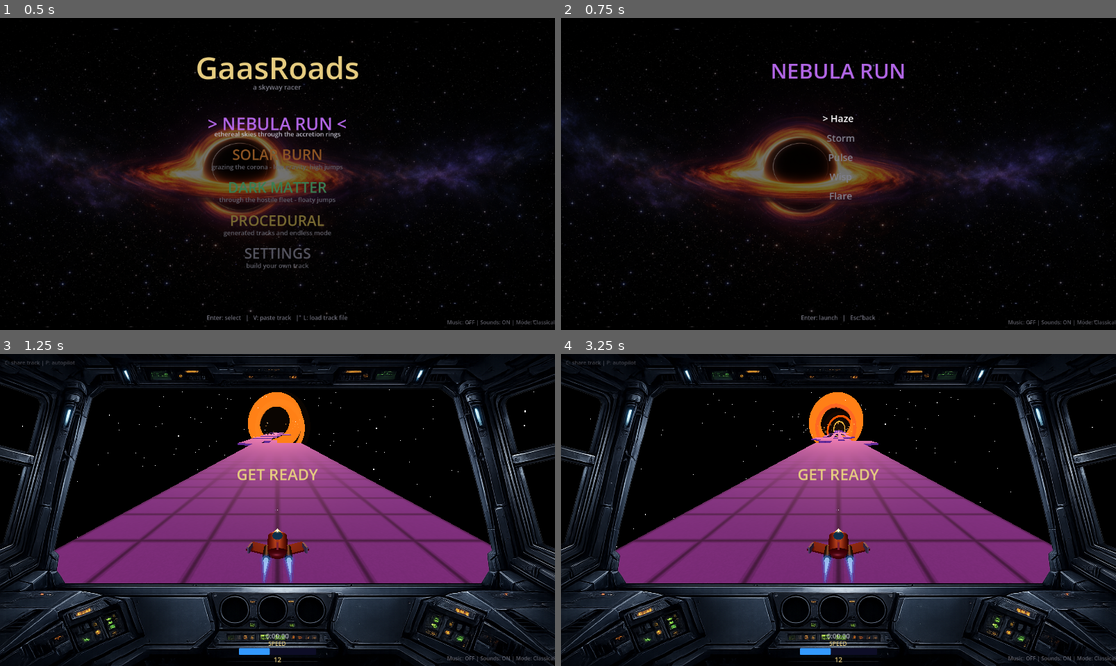
Above: before the commit, frames 1-4 (two rows, left to right).
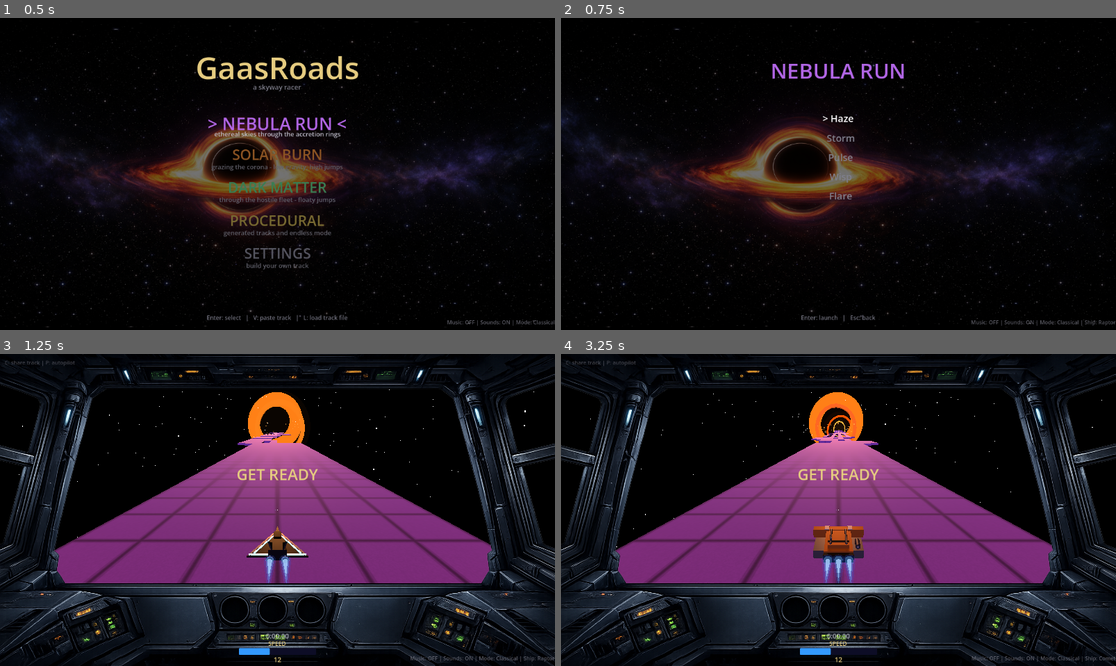
Above: after the commit, the same moments.

Repository: aleksitolvanen/gaasroads
Game: Godot game, scene res://Scenes/MainMenu.tscn
Two runs of this game, one before a commit and one after it. Both use one fixed random seed, a clock stepped at 60 frames per second and the inputs below. Sound files missing from this copy of the repository are replaced by a short silence.
Inputs:
- Up to frame 1 (0.5 s): no input
- Up to frame 2 (0.75 s): tap Enter (ui_accept) at 0.5 s; hold Right (ui_right) from 0.53 s (still down); tap E at 0.6 s
- Up to frame 3 (1.25 s): keep holding Right (ui_right); tap Enter (ui_accept) at 0.77 s
- Up to frame 4 (3.25 s): tap Enter (ui_accept) at 1.25, 1.52, 2.75, 3.02 s; release Right (ui_right) at 1.28 s; hold Down (ui_down) 1.28-2.03 s; tap E at 1.35, 2.3, 3.05 s; hold Right (ui_right) 2.03-2.78 s; hold Q 2.03-2.78 s; hold Up (ui_up) from 2.78 s (still down); tap C at 2.85 s

Frame 1 is identical in both runs. In frame 2, 0.2% of the frame differs, in the area x 73-100%, y 96-99%; in frame 3, 1.1%; in frame 4, 1.3%, in the area x 44-100%, y 55-99%.

Commit message:
Add four agent-designed ship hulls behind an E-key style cycle
ShipDesigns registry: Classic (original), Raptor (arrowhead interceptor
with cyan light strips), Manta (bioluminescent alien ray), Hammer
(retro-industrial gunship, triple nozzle), Comet (50s chrome rocket).
Exhaust cones anchor to each design's returned nozzle positions; hull
rebuilds live on style change; status overlay names the active ship.

Diff:
--- a/Scripts/exhaust.gd
+++ b/Scripts/exhaust.gd
@@ -10,8 +10,8 @@
 var _cone_mats: Array[StandardMaterial3D] = []
 var _cone_base_alphas: Array[float] = []
 
-func _init():
-	for nozzle in NOZZLES:
+func _init(nozzles: Array = NOZZLES):
+	for nozzle in nozzles:
 		var holder := Node3D.new()
 		holder.position = nozzle
 		add_child(holder)
--- a/Scripts/game_state.gd
+++ b/Scripts/game_state.gd
@@ -19,6 +19,7 @@
 var autopilot := false
 var menu_group := 1
 var menu_track := 0
+var ship_style := 0
 # Only menu-launched tracks may record completions/best times; imported or
 # file-loaded tracks have no menu identity to record against.
 var run_records := false
--- a/Scripts/ship.gd
+++ b/Scripts/ship.gd
@@ -29,6 +29,7 @@
 var _debris: Array[Node3D] = []
 var _engine_mat: StandardMaterial3D
 var _exhaust: ShipExhaust
+var _hull_style := -1
 
 const LAND_SOUND_VARIANTS := 5
 static var _land_sounds: Array[AudioStreamWAV] = []
@@ -81,100 +82,16 @@
 	return m
 
 func _build_ship_mesh():
-	var body_mat := StandardMaterial3D.new()
-	body_mat.albedo_color = Color(0.72, 0.12, 0.12)
-	body_mat.metallic = 0.35
-	body_mat.roughness = 0.45
-
-	var accent_mat := StandardMaterial3D.new()
-	accent_mat.albedo_color = Color(0.85, 0.85, 0.9)
-	accent_mat.metallic = 0.5
-	accent_mat.roughness = 0.35
-
-	var dark_mat := StandardMaterial3D.new()
-	dark_mat.albedo_color = Color(0.16, 0.16, 0.2)
-	dark_mat.metallic = 0.6
-	dark_mat.roughness = 0.5
-
-	var canopy_mat := StandardMaterial3D.new()
-	canopy_mat.albedo_color = Color(0.2, 0.45, 0.6)
-	canopy_mat.metallic = 0.8
-	canopy_mat.roughness = 0.15
-	canopy_mat.emission_enabled = true
-	canopy_mat.emission = Color(0.1, 0.3, 0.45)
-	canopy_mat.emission_energy_multiplier = 0.6
-
-	_engine_mat = StandardMaterial3D.new()
-	_engine_mat.albedo_color = Color(0.05, 0.05, 0.05)
-	_engine_mat.emission_enabled = true
-	_engine_mat.emission = Color(0, 0, 0)
-	_engine_mat.emission_energy_multiplier = 0.0
-
+	for pt in _ship_parts:
+		if is_instance_valid(pt):
+			pt.queue_free()
 	_ship_parts.clear()
-
-	# Fuselage: flattened capsule, wide and low
-	var hull := CapsuleMesh.new()
-	hull.radius = 0.16
-	hull.height = 1.05
-	hull.material = body_mat
-	_part(hull, Vector3(0, 0, 0.02), Vector3(90, 0, 0), Vector3(1.5, 1.0, 0.75))
-
-	# Nose cone
-	var nose := CylinderMesh.new()
-	nose.top_radius = 0.0
-	nose.bottom_radius = 0.13
-	nose.height = 0.38
-	nose.radial_segments = 12
-	nose.material = accent_mat
-	_part(nose, Vector3(0, -0.01, -0.62), Vector3(-90, 0, 0), Vector3(1.5, 1.0, 0.7))
-
-	# Cockpit canopy
-	var canopy := SphereMesh.new()
-	canopy.radius = 0.11
-	canopy.height = 0.22
-	canopy.material = canopy_mat
-	_part(canopy, Vector3(0, 0.12, -0.16), Vector3.ZERO, Vector3(1.1, 0.7, 1.7))
-
-	# Swept wings with tip fins
-	var wing := BoxMesh.new()
-	wing.size = Vector3(0.5, 0.045, 0.34)
-	wing.material = body_mat
-	_part(wing, Vector3(-0.42, -0.03, 0.16), Vector3(0, -18, -4))
-	_part(wing, Vector3(0.42, -0.03, 0.16), Vector3(0, 18, 4))
-	var fin := BoxMesh.new()
-	fin.size = Vector3(0.045, 0.15, 0.22)
-	fin.material = accent_mat
-	_part(fin, Vector3(-0.62, 0.03, 0.24), Vector3(0, -18, 0))
-	_part(fin, Vector3(0.62, 0.03, 0.24), Vector3(0, 18, 0))
-
-	# Twin engine pods with glow nozzles
-	var pod := CylinderMesh.new()
-	pod.top_radius = 0.085
-	pod.bottom_radius = 0.07
-	pod.height = 0.45
-	pod.radial_segments = 10
-	pod.material = dark_mat
-	_part(pod, Vector3(-0.24, -0.02, 0.36), Vector3(90, 0, 0))
-	_part(pod, Vector3(0.24, -0.02, 0.36), Vector3(90, 0, 0))
-	var nozzle := CylinderMesh.new()
-	nozzle.top_radius = 0.062
-	nozzle.bottom_radius = 0.062
-	nozzle.height = 0.05
-	nozzle.radial_segments = 10
-	nozzle.material = _engine_mat
-	_part(nozzle, Vector3(-0.24, -0.02, 0.6), Vector3(90, 0, 0))
-	_part(nozzle, Vector3(0.24, -0.02, 0.6), Vector3(90, 0, 0))
-
-	# Dorsal fin, apex leaning back
-	var dfin := PrismMesh.new()
-	dfin.size = Vector3(0.34, 0.2, 0.04)
-	dfin.left_to_right = 0.8
-	dfin.material = body_mat
-	_part(dfin, Vector3(0, 0.17, 0.3), Vector3(0, -90, 0))
-
+	_hull_style = GameState.ship_style
+	var spec := ShipDesigns.build(_hull_style, _part)
+	_engine_mat = spec.engine_mat
 	if _exhaust:
 		_exhaust.queue_free()
-	_exhaust = ShipExhaust.new()
+	_exhaust = ShipExhaust.new(spec.nozzles)
 	add_child(_exhaust)
 
 func _physics_process(delta):
@@ -218,6 +135,8 @@
 			lerpf(0.0, 0.05, speed_t)
 		)
 	if _exhaust:
+		if _hull_style != GameState.ship_style:
+			_build_ship_mesh()
 		_exhaust.update(speed_t)
 
 	var vel := Vector3(0, 0, -current_speed)
--- /dev/null
+++ b/Scripts/ship_designs.gd
@@ -0,0 +1,491 @@
+class_name ShipDesigns
+
+# Swappable procedural ship hulls, for A/B testing in game: E cycles styles,
+# the status overlay names the active one. Every design builds from primitive
+# meshes via add_part(mesh, pos, rot_deg, scl) -> MeshInstance3D and returns
+# {"engine_mat": StandardMaterial3D, "nozzles": Array[Vector3]} - the engine
+# material is throttle-tinted by ship.gd, the nozzle positions anchor the
+# exhaust cones. Nose points -Z, rear +Z; keep the visual roughly inside the
+# collision box (0.7 wide, 0.3 tall, 1.0 long, centered at the origin).
+
+enum { STYLE_CLASSIC, STYLE_RAPTOR, STYLE_MANTA, STYLE_HAMMER, STYLE_COMET, STYLE_COUNT }
+const STYLE_NAMES := ["Classic", "Raptor", "Manta", "Hammer", "Comet"]
+
+static func build(style: int, p: Callable) -> Dictionary:
+	match style:
+		STYLE_RAPTOR:
+			return _build_raptor(p)
+		STYLE_MANTA:
+			return _build_manta(p)
+		STYLE_HAMMER:
+			return _build_hammer(p)
+		STYLE_COMET:
+			return _build_comet(p)
+		_:
+			return _build_classic(p)
+
+static func _mat(albedo: Color, metallic: float, roughness: float, emission := Color(0, 0, 0), energy := 0.0) -> StandardMaterial3D:
+	var m := StandardMaterial3D.new()
+	m.albedo_color = albedo
+	m.metallic = metallic
+	m.roughness = roughness
+	if energy > 0.0:
+		m.emission_enabled = true
+		m.emission = emission
+		m.emission_energy_multiplier = energy
+	return m
+
+# The nozzle material ship.gd animates with throttle (dark at rest,
+# glowing hot at speed) - every design routes its nozzles through one
+static func _engine_mat() -> StandardMaterial3D:
+	var m := StandardMaterial3D.new()
+	m.albedo_color = Color(0.05, 0.05, 0.05)
+	m.emission_enabled = true
+	m.emission = Color(0, 0, 0)
+	m.emission_energy_multiplier = 0.0
+	return m
+
+static func _build_classic(p: Callable) -> Dictionary:
+	var body_mat := _mat(Color(0.72, 0.12, 0.12), 0.35, 0.45)
+	var accent_mat := _mat(Color(0.85, 0.85, 0.9), 0.5, 0.35)
+	var dark_mat := _mat(Color(0.16, 0.16, 0.2), 0.6, 0.5)
+	var canopy_mat := _mat(Color(0.2, 0.45, 0.6), 0.8, 0.15, Color(0.1, 0.3, 0.45), 0.6)
+	var engine := _engine_mat()
+
+	# Fuselage: flattened capsule, wide and low
+	var hull := CapsuleMesh.new()
+	hull.radius = 0.16
+	hull.height = 1.05
+	hull.material = body_mat
+	p.call(hull, Vector3(0, 0, 0.02), Vector3(90, 0, 0), Vector3(1.5, 1.0, 0.75))
+
+	# Nose cone
+	var nose := CylinderMesh.new()
+	nose.top_radius = 0.0
+	nose.bottom_radius = 0.13
+	nose.height = 0.38
+	nose.radial_segments = 12
+	nose.material = accent_mat
+	p.call(nose, Vector3(0, -0.01, -0.62), Vector3(-90, 0, 0), Vector3(1.5, 1.0, 0.7))
+
+	# Cockpit canopy
+	var canopy := SphereMesh.new()
+	canopy.radius = 0.11
+	canopy.height = 0.22
+	canopy.material = canopy_mat
+	p.call(canopy, Vector3(0, 0.12, -0.16), Vector3.ZERO, Vector3(1.1, 0.7, 1.7))
+
+	# Swept wings with tip fins
+	var wing := BoxMesh.new()
+	wing.size = Vector3(0.5, 0.045, 0.34)
+	wing.material = body_mat
+	p.call(wing, Vector3(-0.42, -0.03, 0.16), Vector3(0, -18, -4), Vector3.ONE)
+	p.call(wing, Vector3(0.42, -0.03, 0.16), Vector3(0, 18, 4), Vector3.ONE)
+	var fin := BoxMesh.new()
+	fin.size = Vector3(0.045, 0.15, 0.22)
+	fin.material = accent_mat
+	p.call(fin, Vector3(-0.62, 0.03, 0.24), Vector3(0, -18, 0), Vector3.ONE)
+	p.call(fin, Vector3(0.62, 0.03, 0.24), Vector3(0, 18, 0), Vector3.ONE)
+
+	# Twin engine pods with glow nozzles
+	var pod := CylinderMesh.new()
+	pod.top_radius = 0.085
+	pod.bottom_radius = 0.07
+	pod.height = 0.45
+	pod.radial_segments = 10
+	pod.material = dark_mat
+	p.call(pod, Vector3(-0.24, -0.02, 0.36), Vector3(90, 0, 0), Vector3.ONE)
+	p.call(pod, Vector3(0.24, -0.02, 0.36), Vector3(90, 0, 0), Vector3.ONE)
+	var nozzle := CylinderMesh.new()
+	nozzle.top_radius = 0.062
+	nozzle.bottom_radius = 0.062
+	nozzle.height = 0.05
+	nozzle.radial_segments = 10
+	nozzle.material = engine
+	p.call(nozzle, Vector3(-0.24, -0.02, 0.6), Vector3(90, 0, 0), Vector3.ONE)
+	p.call(nozzle, Vector3(0.24, -0.02, 0.6), Vector3(90, 0, 0), Vector3.ONE)
+
+	# Dorsal fin, apex leaning back
+	var dfin := PrismMesh.new()
+	dfin.size = Vector3(0.34, 0.2, 0.04)
+	dfin.left_to_right = 0.8
+	dfin.material = body_mat
+	p.call(dfin, Vector3(0, 0.17, 0.3), Vector3(0, -90, 0), Vector3.ONE)
+
+	return {"engine_mat": engine, "nozzles": [Vector3(-0.24, -0.02, 0.6), Vector3(0.24, -0.02, 0.6)]}
+
+static func _build_raptor(p: Callable) -> Dictionary:
+	var hull_mat := _mat(Color(0.25, 0.27, 0.3), 0.85, 0.35)
+	var accent_mat := _mat(Color(0.88, 0.87, 0.84), 0.55, 0.4)
+	var glow_mat := _mat(Color(0.04, 0.1, 0.12), 0.3, 0.5, Color(0.25, 0.85, 1.0), 2.6)
+	var glass_mat := _mat(Color(0.05, 0.07, 0.1), 0.7, 0.12)
+	var engine := _engine_mat()
+
+	var blade := PrismMesh.new()
+	blade.size = Vector3(1.3, 1.23, 0.05)
+	blade.left_to_right = 0.5
+	blade.material = hull_mat
+	p.call(blade, Vector3(0, 0, -0.065), Vector3(-90, 0, 0), Vector3.ONE)
+
+	var spine := PrismMesh.new()
+	spine.size = Vector3(0.4, 1.15, 0.16)
+	spine.left_to_right = 0.5
+	spine.material = hull_mat
+	p.call(spine, Vector3(0, 0.09, -0.02), Vector3(-90, 0, 0), Vector3.ONE)
+
+	var keel := PrismMesh.new()
+	keel.size = Vector3(0.26, 0.8, 0.12)
+	keel.left_to_right = 0.5
+	keel.material = hull_mat
+	p.call(keel, Vector3(0, -0.075, 0.08), Vector3(-90, 0, 0), Vector3.ONE)
+
+	var spike := CylinderMesh.new()
+	spike.top_radius = 0.0
+	spike.bottom_radius = 0.05
+	spike.height = 0.28
+	spike.radial_segments = 8
+	spike.material = accent_mat
+	p.call(spike, Vector3(0, 0.03, -0.58), Vector3(-90, 0, 0), Vector3.ONE)
+
+	var canopy := BoxMesh.new()
+	canopy.size = Vector3(0.17, 0.05, 0.36)
+	canopy.material = glass_mat
+	p.call(canopy, Vector3(0, 0.175, -0.1), Vector3(-6, 0, 0), Vector3.ONE)
+
+	var edge := BoxMesh.new()
+	edge.size = Vector3(0.05, 0.03, 1.28)
+	edge.material = accent_mat
+	p.call(edge, Vector3(0.3, 0.02, -0.05), Vector3(0, 28, 0), Vector3.ONE)
+	p.call(edge, Vector3(-0.3, 0.02, -0.05), Vector3(0, -28, 0), Vector3.ONE)
+
+	var strip := BoxMesh.new()
+	strip.size = Vector3(0.035, 0.028, 1.1)
+	strip.material = glow_mat
+	p.call(strip, Vector3(0.25, 0.028, -0.025), Vector3(0, 28, 0), Vector3.ONE)
+	p.call(strip, Vector3(-0.25, 0.028, -0.025), Vector3(0, -28, 0), Vector3.ONE)
+
+	var tail_strip := BoxMesh.new()
+	tail_strip.size = Vector3(0.42, 0.024, 0.035)
+	tail_strip.material = glow_mat
+	p.call(tail_strip, Vector3(0.4, 0.028, 0.505), Vector3.ZERO, Vector3.ONE)
+	p.call(tail_strip, Vector3(-0.4, 0.028, 0.505), Vector3.ZERO, Vector3.ONE)
+
+	var fin := PrismMesh.new()
+	fin.size = Vector3(0.34, 0.22, 0.03)
+	fin.left_to_right = 0.12
+	fin.material = hull_mat
+	p.call(fin, Vector3(0.155, 0.24, 0.38), Vector3(22, 90, 0), Vector3.ONE)
+	p.call(fin, Vector3(-0.155, 0.24, 0.38), Vector3(-22, 90, 0), Vector3.ONE)
+
+	var pod := BoxMesh.new()
+	pod.size = Vector3(0.15, 0.11, 0.32)
+	pod.material = hull_mat
+	p.call(pod, Vector3(0.16, -0.04, 0.41), Vector3.ZERO, Vector3.ONE)
+	p.call(pod, Vector3(-0.16, -0.04, 0.41), Vector3.ZERO, Vector3.ONE)
+
+	var collar := TorusMesh.new()
+	collar.inner_radius = 0.04
+	collar.outer_radius = 0.08
+	collar.material = accent_mat
+	p.call(collar, Vector3(0.16, -0.04, 0.575), Vector3(90, 0, 0), Vector3.ONE)
+	p.call(collar, Vector3(-0.16, -0.04, 0.575), Vector3(90, 0, 0), Vector3.ONE)
+
+	var nozzle := CylinderMesh.new()
+	nozzle.top_radius = 0.06
+	nozzle.bottom_radius = 0.05
+	nozzle.height = 0.07
+	nozzle.radial_segments = 10
+	nozzle.material = engine
+	p.call(nozzle, Vector3(0.16, -0.04, 0.605), Vector3(90, 0, 0), Vector3.ONE)
+	p.call(nozzle, Vector3(-0.16, -0.04, 0.605), Vector3(90, 0, 0), Vector3.ONE)
+
+	return {"engine_mat": engine, "nozzles": [Vector3(-0.16, -0.04, 0.605), Vector3(0.16, -0.04, 0.605)]}
+
+static func _build_manta(p: Callable) -> Dictionary:
+	var hull_mat := _mat(Color(0.28, 0.18, 0.42), 0.15, 0.3)
+	var teal_mat := _mat(Color(0.09, 0.22, 0.26), 0.2, 0.35)
+	var glow_mat := _mat(Color(0.2, 0.7, 0.65), 0.0, 0.4, Color(0.1, 0.9, 0.8), 3.0)
+	var canopy_mat := _mat(Color(0.05, 0.1, 0.14), 0.1, 0.08, Color(0.1, 0.9, 0.8), 0.5)
+	var engine := _engine_mat()
+
+	# Central body: wide squashed sphere
+	var body := SphereMesh.new()
+	body.radius = 0.32
+	body.height = 0.3
+	body.material = hull_mat
+	p.call(body, Vector3(0, 0.06, 0.02), Vector3.ZERO, Vector3(1.1, 1.0, 1.5))
+
+	# Nose dome blending into the body front
+	var nose := SphereMesh.new()
+	nose.radius = 0.22
+	nose.height = 0.15
+	nose.material = hull_mat
+	p.call(nose, Vector3(0, 0.03, -0.42), Vector3.ZERO, Vector3(1.25, 1.0, 1.35))
+
+	# Teal underbelly mass
+	var belly := SphereMesh.new()
+	belly.radius = 0.26
+	belly.height = 0.2
+	belly.material = teal_mat
+	p.call(belly, Vector3(0, 0.0, 0.04), Vector3.ZERO, Vector3(1.05, 1.0, 1.5))
+
+	# Wing arc: flattened ellipsoids, swept back, tips drooped
+	var wing := SphereMesh.new()
+	wing.radius = 0.3
+	wing.height = 0.11
+	wing.material = hull_mat
+	p.call(wing, Vector3(0.33, 0.045, 0.06), Vector3(0, -10, -7), Vector3(1.05, 1.0, 0.8))
+	p.call(wing, Vector3(-0.33, 0.045, 0.06), Vector3(0, 10, 7), Vector3(1.05, 1.0, 0.8))
+
+	# Drooped wingtip pods
+	var tip_pod := SphereMesh.new()
+	tip_pod.radius = 0.05
+	tip_pod.height = 0.075
+	tip_pod.material = teal_mat
+	p.call(tip_pod, Vector3(0.59, 0.0, 0.08), Vector3.ZERO, Vector3(1.0, 1.0, 1.8))
+	p.call(tip_pod, Vector3(-0.59, 0.0, 0.08), Vector3.ZERO, Vector3(1.0, 1.0, 1.8))
+
+	# Raised smooth cockpit dome (dark glass, faint inner glow)
+	var dome := SphereMesh.new()
+	dome.radius = 0.13
+	dome.height = 0.2
+	dome.material = canopy_mat
+	p.call(dome, Vector3(0, 0.16, -0.14), Vector3.ZERO, Vector3(1.0, 1.0, 1.35))
+
+	# Bioluminescent gill ring half-sunk behind the cockpit
+	var gill := TorusMesh.new()
+	gill.inner_radius = 0.14
+	gill.outer_radius = 0.18
+	gill.material = glow_mat
+	p.call(gill, Vector3(0, 0.08, 0.16), Vector3(90, 0, 0), Vector3(1.3, 1.0, 1.0))
+
+	# Tapering tail spine reaching back between the nozzles
+	var spine := CylinderMesh.new()
+	spine.top_radius = 0.0
+	spine.bottom_radius = 0.055
+	spine.height = 0.55
+	spine.radial_segments = 12
+	spine.material = hull_mat
+	p.call(spine, Vector3(0, 0.08, 0.4), Vector3(90, 0, 0), Vector3.ONE)
+
+	# Lure bulb capping the tail spine
+	var tail_bulb := SphereMesh.new()
+	tail_bulb.radius = 0.03
+	tail_bulb.height = 0.06
+	tail_bulb.material = glow_mat
+	p.call(tail_bulb, Vector3(0, 0.08, 0.64), Vector3.ZERO, Vector3.ONE)
+
+	# Twin engine pods flowing out of the trailing edge
+	var pod := SphereMesh.new()
+	pod.radius = 0.12
+	pod.height = 0.17
+	pod.material = teal_mat
+	p.call(pod, Vector3(0.22, 0.0, 0.33), Vector3.ZERO, Vector3(0.85, 1.0, 1.75))
+	p.call(pod, Vector3(-0.22, 0.0, 0.33), Vector3.ZERO, Vector3(0.85, 1.0, 1.75))
+
+	# Nozzles
+	var nozzle := CylinderMesh.new()
+	nozzle.top_radius = 0.08
+	nozzle.bottom_radius = 0.08
+	nozzle.height = 0.06
+	nozzle.radial_segments = 12
+	nozzle.material = engine
+	p.call(nozzle, Vector3(0.22, 0.0, 0.55), Vector3(90, 0, 0), Vector3.ONE)
+	p.call(nozzle, Vector3(-0.22, 0.0, 0.55), Vector3(90, 0, 0), Vector3.ONE)
+
+	# Anglerfish lure line: glow dots along the wing leading edges
+	var lure := SphereMesh.new()
+	lure.radius = 0.028
+	lure.height = 0.056
+	lure.material = glow_mat
+	p.call(lure, Vector3(0.15, 0.11, -0.36), Vector3.ZERO, Vector3.ONE)
+	p.call(lure, Vector3(-0.15, 0.11, -0.36), Vector3.ZERO, Vector3.ONE)
+	p.call(lure, Vector3(0.33, 0.065, -0.15), Vector3.ZERO, Vector3.ONE)
+	p.call(lure, Vector3(-0.33, 0.065, -0.15), Vector3.ZERO, Vector3.ONE)
+	p.call(lure, Vector3(0.48, 0.05, -0.04), Vector3.ZERO, Vector3.ONE)
+	p.call(lure, Vector3(-0.48, 0.05, -0.04), Vector3.ZERO, Vector3.ONE)
+
+	return {"engine_mat": engine, "nozzles": [Vector3(-0.22, 0.0, 0.55), Vector3(0.22, 0.0, 0.55)]}
+
+static func _build_hammer(p: Callable) -> Dictionary:
+	var hull_mat := _mat(Color(0.85, 0.45, 0.1), 0.3, 0.6)
+	var steel_mat := _mat(Color(0.55, 0.57, 0.6), 0.7, 0.4)
+	var dark_mat := _mat(Color(0.07, 0.07, 0.08), 0.25, 0.8)
+	var white_mat := _mat(Color(0.9, 0.9, 0.87), 0.2, 0.55)
+	var visor_mat := _mat(Color(0.2, 0.12, 0.05), 0.1, 0.4, Color(1.0, 0.65, 0.2), 1.5)
+	var engine := _engine_mat()
+
+	var hull := BoxMesh.new()
+	hull.size = Vector3(0.62, 0.26, 0.92)
+	hull.material = hull_mat
+	p.call(hull, Vector3(0, 0, 0.08), Vector3.ZERO, Vector3.ONE)
+
+	var upper := BoxMesh.new()
+	upper.size = Vector3(0.46, 0.15, 0.68)
+	upper.material = hull_mat
+	p.call(upper, Vector3(0, 0.155, 0.1), Vector3.ZERO, Vector3.ONE)
+
+	var prow := BoxMesh.new()
+	prow.size = Vector3(1.3, 0.22, 0.24)
+	prow.material = hull_mat
+	p.call(prow, Vector3(0, 0, -0.6), Vector3.ZERO, Vector3.ONE)
+
+	var prow_face := BoxMesh.new()
+	prow_face.size = Vector3(1.14, 0.15, 0.05)
+	prow_face.material = dark_mat
+	p.call(prow_face, Vector3(0, 0, -0.71), Vector3.ZERO, Vector3.ONE)
+
+	var neck := BoxMesh.new()
+	neck.size = Vector3(0.36, 0.2, 0.34)
+	neck.material = steel_mat
+	p.call(neck, Vector3(0, 0, -0.42), Vector3.ZERO, Vector3.ONE)
+
+	var pod := BoxMesh.new()
+	pod.size = Vector3(0.24, 0.2, 0.56)
+	pod.material = steel_mat
+	p.call(pod, Vector3(-0.43, -0.02, 0.14), Vector3.ZERO, Vector3.ONE)
+	p.call(pod, Vector3(0.43, -0.02, 0.14), Vector3.ZERO, Vector3.ONE)
+
+	var grille := BoxMesh.new()
+	grille.size = Vector3(0.2, 0.14, 0.06)
+	grille.material = dark_mat
+	p.call(grille, Vector3(-0.43, -0.02, -0.13), Vector3.ZERO, Vector3.ONE)
+	p.call(grille, Vector3(0.43, -0.02, -0.13), Vector3.ZERO, Vector3.ONE)
+
+	var pipe := CylinderMesh.new()
+	pipe.top_radius = 0.024
+	pipe.bottom_radius = 0.024
+	pipe.height = 0.66
+	pipe.radial_segments = 8
+	pipe.material = steel_mat
+	p.call(pipe, Vector3(-0.17, 0.245, 0.09), Vector3(90, 0, 0), Vector3.ONE)
+	p.call(pipe, Vector3(0.17, 0.245, 0.09), Vector3(90, 0, 0), Vector3.ONE)
+
+	var visor := BoxMesh.new()
+	visor.size = Vector3(0.32, 0.05, 0.06)
+	visor.material = visor_mat
+	p.call(visor, Vector3(0, 0.16, -0.25), Vector3.ZERO, Vector3.ONE)
+
+	var mast := CylinderMesh.new()
+	mast.top_radius = 0.012
+	mast.bottom_radius = 0.012
+	mast.height = 0.11
+	mast.radial_segments = 6
+	mast.material = steel_mat
+	p.call(mast, Vector3(-0.16, 0.285, 0.32), Vector3.ZERO, Vector3.ONE)
+
+	var tip := SphereMesh.new()
+	tip.radius = 0.016
+	tip.height = 0.032
+	tip.material = white_mat
+	p.call(tip, Vector3(-0.16, 0.33, 0.32), Vector3.ZERO, Vector3.ONE)
+
+	var tank := CapsuleMesh.new()
+	tank.radius = 0.055
+	tank.height = 0.4
+	tank.material = steel_mat
+	p.call(tank, Vector3(0.43, 0.11, 0.18), Vector3(90, 0, 0), Vector3.ONE)
+
+	var prow_stripe := BoxMesh.new()
+	prow_stripe.size = Vector3(0.12, 0.014, 0.2)
+	prow_stripe.material = white_mat
+	p.call(prow_stripe, Vector3(-0.3, 0.115, -0.6), Vector3.ZERO, Vector3.ONE)
+	p.call(prow_stripe, Vector3(0.3, 0.115, -0.6), Vector3.ZERO, Vector3.ONE)
+
+	var hull_stripe := BoxMesh.new()
+	hull_stripe.size = Vector3(0.47, 0.014, 0.07)
+	hull_stripe.material = dark_mat
+	p.call(hull_stripe, Vector3(0, 0.235, 0.3), Vector3.ZERO, Vector3.ONE)
+
+	var housing := BoxMesh.new()
+	housing.size = Vector3(0.64, 0.18, 0.12)
+	housing.material = dark_mat
+	p.call(housing, Vector3(0, 0, 0.56), Vector3.ZERO, Vector3.ONE)
+
+	var nozzle := CylinderMesh.new()
+	nozzle.top_radius = 0.07
+	nozzle.bottom_radius = 0.05
+	nozzle.height = 0.09
+	nozzle.radial_segments = 12
+	nozzle.material = engine
+	p.call(nozzle, Vector3(-0.22, 0, 0.65), Vector3(90, 0, 0), Vector3.ONE)
+	p.call(nozzle, Vector3(0, 0, 0.65), Vector3(90, 0, 0), Vector3.ONE)
+	p.call(nozzle, Vector3(0.22, 0, 0.65), Vector3(90, 0, 0), Vector3.ONE)
+
+	return {"engine_mat": engine, "nozzles": [Vector3(-0.22, 0, 0.65), Vector3(0, 0, 0.65), Vector3(0.22, 0, 0.65)]}
+
+static func _build_comet(p: Callable) -> Dictionary:
+	var body_mat := _mat(Color(0.85, 0.82, 0.78), 0.7, 0.25)
+	var chrome_mat := _mat(Color(0.9, 0.92, 0.95), 1.0, 0.12)
+	var red_mat := _mat(Color(0.8, 0.1, 0.12), 0.45, 0.35)
+	var glass_mat := _mat(Color(0.16, 0.22, 0.3), 0.85, 0.1)
+	var bell_mat := _mat(Color(0.35, 0.36, 0.4), 0.9, 0.3)
+	var porthole_mat := _mat(Color(1.0, 0.92, 0.75), 0.1, 0.4, Color(1.0, 0.85, 0.55), 1.5)
+	var engine := _engine_mat()
+
+	var hull := CapsuleMesh.new()
+	hull.radius = 0.21
+	hull.height = 1.3
+	hull.material = body_mat
+	p.call(hull, Vector3(0, 0.03, -0.05), Vector3(90, 0, 0), Vector3(1.0, 1.0, 0.75))
+
+	var nose := SphereMesh.new()
+	nose.radius = 0.16
+	nose.height = 0.32
+	nose.material = chrome_mat
+	p.call(nose, Vector3(0, 0.03, -0.62), Vector3.ZERO, Vector3(1.05, 0.78, 0.8))
+
+	var nose_ring := TorusMesh.new()
+	nose_ring.inner_radius = 0.18
+	nose_ring.outer_radius = 0.235
+	nose_ring.material = red_mat
+	p.call(nose_ring, Vector3(0, 0.03, -0.4), Vector3(90, 0, 0), Vector3(1.0, 1.0, 0.75))
+
+	var canopy := SphereMesh.new()
+	canopy.radius = 0.12
+	canopy.height = 0.24
+	canopy.material = glass_mat
+	p.call(canopy, Vector3(0, 0.14, -0.22), Vector3.ZERO, Vector3(0.9, 0.8, 1.25))
+
+	var fin := PrismMesh.new()
+	fin.size = Vector3(0.5, 0.3, 0.035)
+	fin.left_to_right = 0.0
+	fin.material = red_mat
+	p.call(fin, Vector3(0, 0.19, 0.4), Vector3(0, 90, 0), Vector3.ONE)
+	p.call(fin, Vector3(-0.139, -0.05, 0.4), Vector3(-60, -90, 180), Vector3.ONE)
+	p.call(fin, Vector3(0.139, -0.05, 0.4), Vector3(60, -90, 180), Vector3.ONE)
+
+	var collar := TorusMesh.new()
+	collar.inner_radius = 0.145
+	collar.outer_radius = 0.205
+	collar.material = chrome_mat
+	p.call(collar, Vector3(0, 0.02, 0.5), Vector3(90, 0, 0), Vector3(1.0, 1.0, 0.78))
+
+	var bell := CylinderMesh.new()
+	bell.top_radius = 0.14
+	bell.bottom_radius = 0.08
+	bell.height = 0.18
+	bell.radial_segments = 14
+	bell.material = bell_mat
+	p.call(bell, Vector3(0, 0.02, 0.6), Vector3(90, 0, 0), Vector3.ONE)
+
+	var nozzle := CylinderMesh.new()
+	nozzle.top_radius = 0.12
+	nozzle.bottom_radius = 0.12
+	nozzle.height = 0.06
+	nozzle.radial_segments = 12
+	nozzle.material = engine
+	p.call(nozzle, Vector3(0, 0.02, 0.66), Vector3(90, 0, 0), Vector3.ONE)
+
+	var porthole := SphereMesh.new()
+	porthole.radius = 0.022
+	porthole.height = 0.044
+	porthole.material = porthole_mat
+	p.call(porthole, Vector3(-0.202, 0.07, -0.18), Vector3.ZERO, Vector3.ONE)
+	p.call(porthole, Vector3(-0.202, 0.07, 0.0), Vector3.ZERO, Vector3.ONE)
+	p.call(porthole, Vector3(-0.202, 0.07, 0.18), Vector3.ZERO, Vector3.ONE)
+	p.call(porthole, Vector3(0.202, 0.07, -0.18), Vector3.ZERO, Vector3.ONE)
+	p.call(porthole, Vector3(0.202, 0.07, 0.0), Vector3.ZERO, Vector3.ONE)
+	p.call(porthole, Vector3(0.202, 0.07, 0.18), Vector3.ZERO, Vector3.ONE)
+
+	return {"engine_mat": engine, "nozzles": [Vector3(0, 0.02, 0.66)]}
--- a/Scripts/status_overlay.gd
+++ b/Scripts/status_overlay.gd
@@ -9,6 +9,7 @@
 var _s_sfx := true
 var _s_mode := false
 var _s_ap := false
+var _s_ship := -1
 
 func _ready():
 	var layer := CanvasLayer.new()
@@ -29,18 +30,21 @@
 func _process(_delta):
 	# Rebuild the status line only when a flag actually changed
 	if _init and Music.enabled == _s_music and GameState.sfx_enabled == _s_sfx \
-			and GameState.classical_mode == _s_mode and GameState.autopilot == _s_ap:
+			and GameState.classical_mode == _s_mode and GameState.autopilot == _s_ap \
+			and GameState.ship_style == _s_ship:
 		return
 	_init = true
 	_s_music = Music.enabled
 	_s_sfx = GameState.sfx_enabled
 	_s_mode = GameState.classical_mode
 	_s_ap = GameState.autopilot
+	_s_ship = GameState.ship_style
 	var music_str := "ON" if _s_music else "OFF"
 	var sfx_str := "ON" if _s_sfx else "OFF"
 	var mode_str := "Classical" if _s_mode else "Normal"
 	var ap_str := " | AUTOPILOT" if _s_ap else ""
-	_label.text = "Music: %s | Sounds: %s | Mode: %s%s" % [music_str, sfx_str, mode_str, ap_str]
+	var ship_str := "" if _s_ship == 0 else " | Ship: %s" % ShipDesigns.STYLE_NAMES[_s_ship]
+	_label.text = "Music: %s | Sounds: %s | Mode: %s%s%s" % [music_str, sfx_str, mode_str, ap_str, ship_str]
 
 func _input(event):
 	if event is InputEventKey and event.pressed and not event.echo:
@@ -50,3 +54,5 @@
 			GameState.classical_mode = not GameState.classical_mode
 		elif event.keycode == KEY_P:
 			GameState.autopilot = not GameState.autopilot
+		elif event.keycode == KEY_E:
+			GameState.ship_style = (GameState.ship_style + 1) % ShipDesigns.STYLE_COUNT
Not shown, added: Scripts/ship_designs.gd.uid
